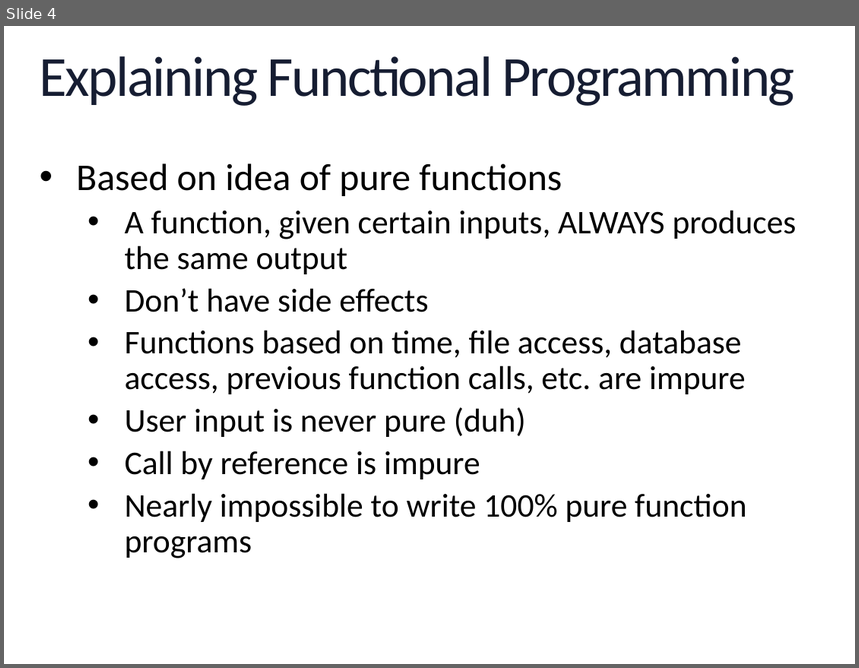
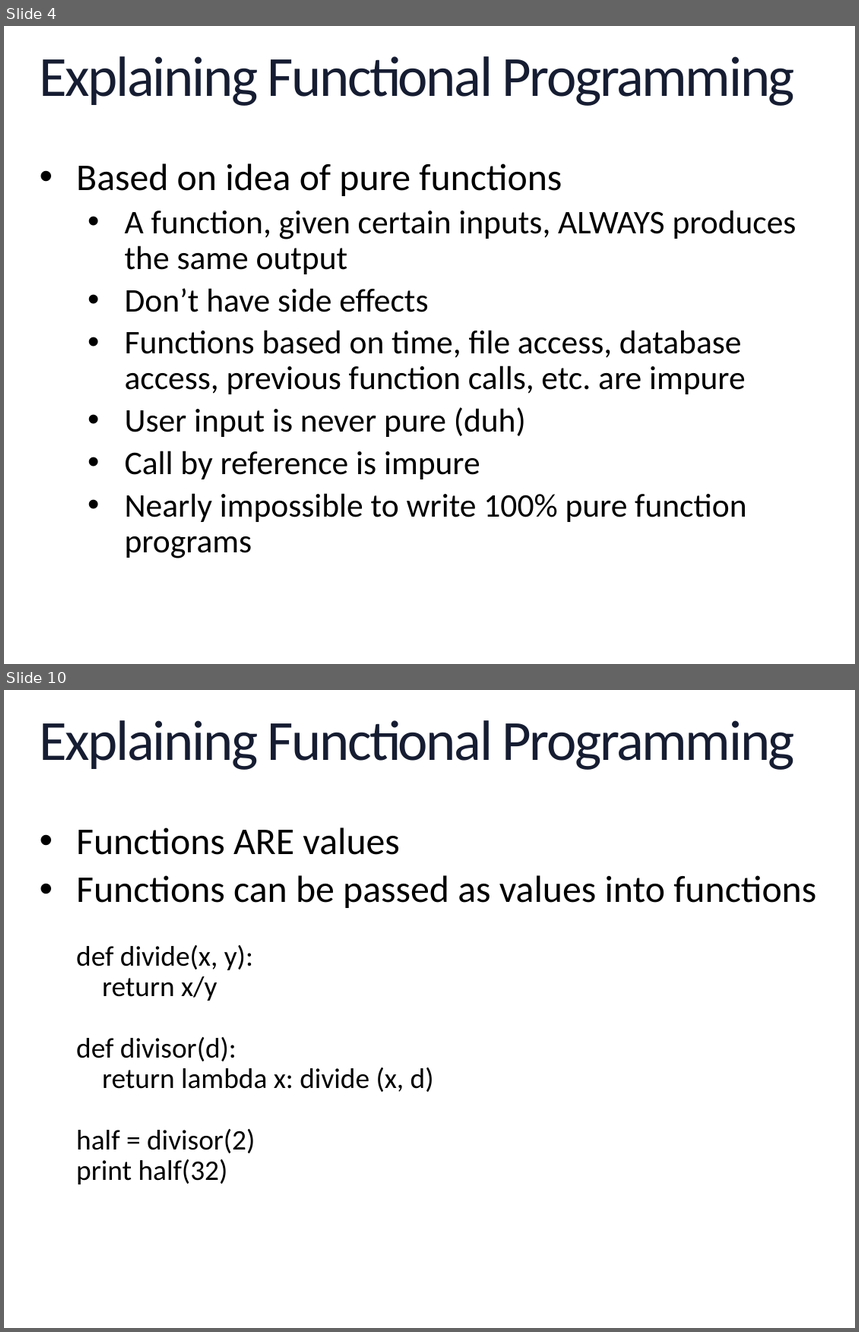
Before and after one commit to geekygirlsarah/talk-a_primer_on_functional_programming, a slide deck: A Primer on Functional Programming.pptx. Shown one above the other, each under a label of ours: slide 4 before the commit, slides 4 and 10 after it; the slides between them are not shown. The pictures are 859x668 and 859x1332 pixels, drawn with LibreOffice and Linux fonts; fonts in the diff are those of the drawing; background and template pictures are left out. Boxes give left, top, right and bottom in pixels: in the first picture for what was removed or moved away, otherwise in the second. Text is boxed around its words. In the diff, an @@ line names an element or a change of style, - is before the commit and + after.

```diff
--- a/A Primer on Functional Programming.pptx
+++ b/A Primer on Functional Programming.pptx
@@ slide 10 added at [4, 690, 855, 1328], background picture (left out); not listed: 1 template element that a slide beside it also shows @@
@@ title added at [40, 720, 795, 770], 48 pt, text gradient #2E59B0 to #161D32 to #000000 @@
+Explaining Functional Programming
@@ text added at [76, 828, 816, 1185], 24 pt, text #000000 @@
+• Functions ARE values
+• Functions can be passed as values into functions
+  def divide(x, y):
+  return x/y
+  def divisor(d):
+  return lambda x: divide (x, d)
+  half = divisor(2)
+  print half(32)
```
Also in this commit, not shown: 1 slide changed, 22 other slides added.
